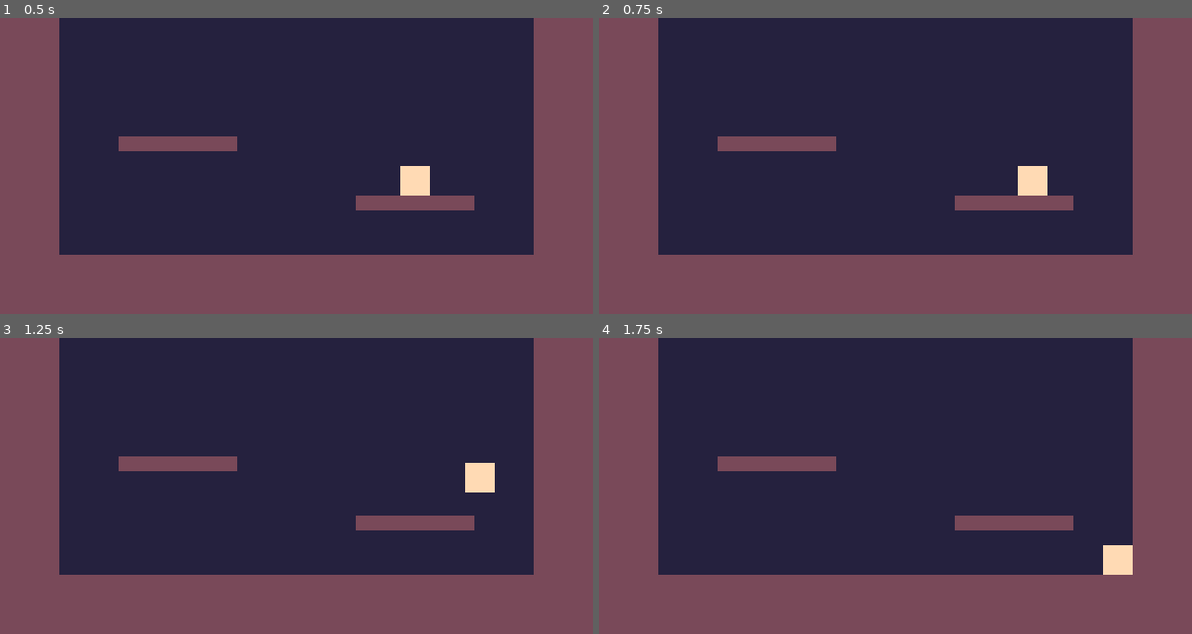
Above: before the commit, frames 1-4 (two rows, left to right).
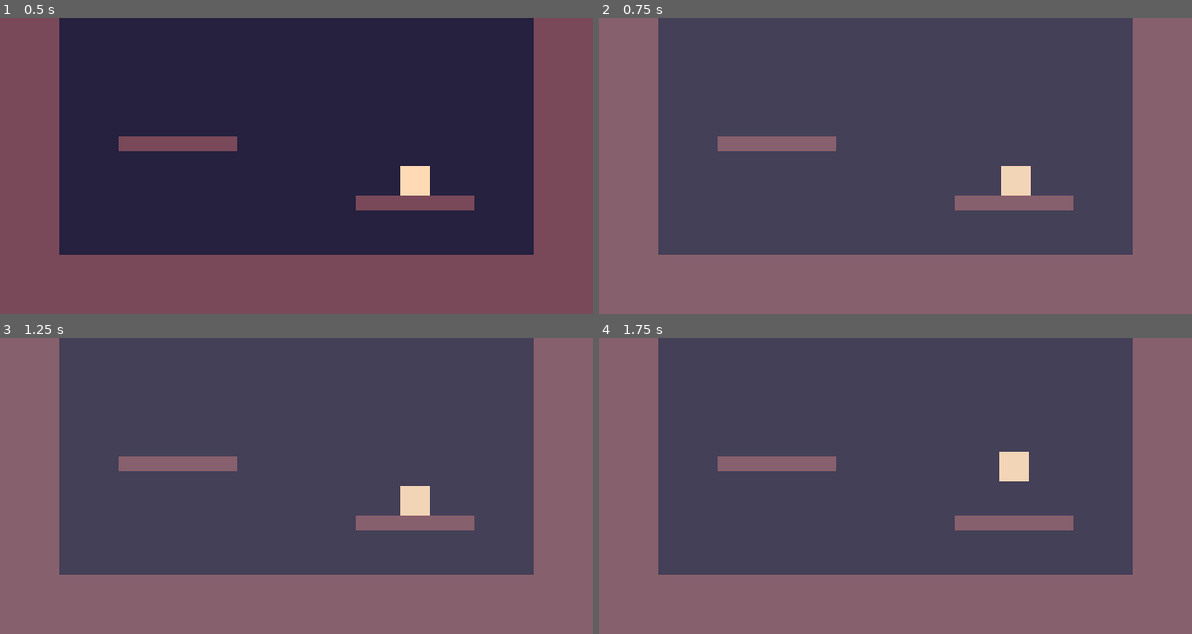
Above: after the commit, the same moments.

Repository: zaftnotameni/mechanically-challenged-august-2024-time-manipulation
Game: Godot game, scene res://game/main/scenes/main.tscn
Same seed, same stepped clock (60 frames per second), same inputs: the game is played once before the commit and once after it.
Inputs:
- Up to frame 1 (0.5 s): no input
- Up to frame 2 (0.75 s): hold Right (player-right) from 0.53 s (still down); tap Q (rewind) at 0.6 s
- Up to frame 3 (1.25 s): keep holding Right (player-right); tap Space (player-jump) at 0.77 s
- Up to frame 4 (1.75 s): keep holding Right (player-right); tap Q (rewind) at 1.35 s; tap Space (player-jump) at 1.52 s

Frame 1 is identical in both runs. In frame 2, 62% of the frame differs, in the area x 10-90%, y 0-80%; in frame 3, 62%; in frame 4, 62%.

Commit message:
centralized rewinder

Diff:
--- a/game/main/scenes/main.tscn
+++ b/game/main/scenes/main.tscn
@@ -5,6 +5,16 @@
 
 [node name="Main" type="Node2D"]
 position = Vector2(1, 0)
+
+[node name="Background" type="CanvasLayer" parent="."]
+
+[node name="ColorRect" type="ColorRect" parent="Background"]
+anchors_preset = 15
+anchor_right = 1.0
+anchor_bottom = 1.0
+grow_horizontal = 2
+grow_vertical = 2
+color = Color(0.145098, 0.129412, 0.243137, 1)
 
 [node name="Terrain" type="CanvasLayer" parent="."]
 
--- a/game/player/scenes/character.tscn
+++ b/game/player/scenes/character.tscn
@@ -1,7 +1,8 @@
-[gd_scene load_steps=3 format=3 uid="uid://d3114453yx7al"]
+[gd_scene load_steps=4 format=3 uid="uid://d3114453yx7al"]
 
 [ext_resource type="Script" path="res://game/util/scripts/collision-polygon-with-polygon.gd" id="1_0fwht"]
 [ext_resource type="Script" path="res://game/player/scripts/simple-platformer-controller.gd" id="2_nrtr7"]
+[ext_resource type="Script" path="res://mechanically-challenged/scripts/rewinder.gd" id="3_6ml6d"]
 
 [node name="Character" type="CharacterBody2D"]
 
@@ -16,3 +17,6 @@
 
 [node name="SimplePlatformerController" type="Node2D" parent="."]
 script = ExtResource("2_nrtr7")
+
+[node name="MechanicallyChallengedRewinder" type="Node2D" parent="."]
+script = ExtResource("3_6ml6d")
--- /dev/null
+++ b/mechanically-challenged/scripts/rewinder-animation-player.gd
@@ -0,0 +1,86 @@
+class_name MechanicallyChallengedRewinderAnimationPlayer extends AnimationPlayer
+
+const INPUT_REWIND := &'rewind'
+const LIBRARY_NAME := 'rewinder'
+const ANIMATION_NAME := 'rewind'
+const ANIMATION_PLAYER_NAME := 'RewinderAnimationPlayer'
+const ANIMATION_PLAYER_GROUP := &'rewinder-animation-player'
+
+var overlay_layer : CanvasLayer
+var overlay_rect : ColorRect
+
+static func singleton() -> MechanicallyChallengedRewinderAnimationPlayer:
+  var tree := Engine.get_main_loop() as SceneTree
+  if tree:
+    var existing = tree.get_first_node_in_group(ANIMATION_PLAYER_GROUP) as AnimationPlayer
+    if existing: return existing
+    var created := MechanicallyChallengedRewinderAnimationPlayer.new()
+    tree.current_scene.add_child.call_deferred(created)
+  return null
+
+func _ready() -> void:
+  add_to_group(ANIMATION_PLAYER_GROUP)
+  process_mode = ProcessMode.PROCESS_MODE_ALWAYS
+  name = ANIMATION_PLAYER_NAME
+  root_node = ^'..'
+  process_mode = ProcessMode.PROCESS_MODE_ALWAYS
+  name = ANIMATION_PLAYER_NAME
+  add_animation_library(LIBRARY_NAME, AnimationLibrary.new())
+  create_overlay()
+  animation_finished.connect(on_animation_finished)
+  animation_started.connect(on_animation_started)
+
+func create_overlay():
+  overlay_layer = CanvasLayer.new()
+  overlay_rect = ColorRect.new()
+  overlay_rect.color = Color.GRAY
+  overlay_rect.color.a = 0.0
+  overlay_rect.set_anchors_and_offsets_preset(Control.LayoutPreset.PRESET_FULL_RECT, Control.LayoutPresetMode.PRESET_MODE_KEEP_SIZE)
+  overlay_layer.add_child(overlay_rect)
+  get_tree().current_scene.add_child.call_deferred(overlay_layer)
+
+func _unhandled_input(event: InputEvent) -> void:
+  if event.is_action_pressed(INPUT_REWIND):
+    start_rewind()
+
+func pause_and_grayout():
+  get_tree().paused = true
+  overlay_rect.color.a = 0.2
+
+func unpause_and_clear():
+  overlay_rect.color.a = 0.0
+  get_tree().paused = false
+
+func on_animation_started(_animation_name:StringName):
+  print_verbose('started rewinding')
+
+func on_animation_finished(_animation_name:StringName):
+  print_verbose('finished rewinding')
+  clear_animation()
+  reset_rewinders()
+  unpause_and_clear()
+
+func start_rewind():
+  pause_and_grayout()
+  add_animation_to_library(create_animation())
+  play_backwards('%s/%s' % [LIBRARY_NAME, ANIMATION_NAME])
+
+func create_animation() -> Animation:
+  var animation = Animation.new()
+  animation.length = 0.01
+  for rewinder in MechanicallyChallengedRewinder.all():
+    if rewinder.max_time_in_seconds > animation.length: animation.length = rewinder.max_time_in_seconds
+    rewinder.prepare_rewind(animation)
+  return animation
+
+func reset_rewinders():
+  for rewinder in MechanicallyChallengedRewinder.all(): rewinder.reset()
+
+func clear_animation():
+  var library := get_animation_library(LIBRARY_NAME)
+  if library.has_animation(ANIMATION_NAME): library.remove_animation(ANIMATION_NAME)
+
+func add_animation_to_library(animation:Animation):
+  var library := get_animation_library(LIBRARY_NAME)
+  if library.has_animation(ANIMATION_NAME): library.remove_animation(ANIMATION_NAME)
+  library.add_animation(ANIMATION_NAME, animation)
--- /dev/null
+++ b/mechanically-challenged/scripts/rewinder.gd
@@ -0,0 +1,89 @@
+class_name MechanicallyChallengedRewinder extends Node2D
+
+enum RewinderMode { RECORD, REWIND }
+
+@export var max_time_in_seconds : float = 2.0
+@export var resoltion_fps : int = 30
+
+const REWINDER_GROUP := &'rewinder'
+
+@onready var target : Node2D = owner
+
+var mode : RewinderMode
+var scales : Array
+var positions : Array
+var skews : Array
+var rotations : Array
+var pointer : int
+
+func setup_rewind_track_for(animation:Animation, selector:String=':position', values:Array=positions):
+  var target_path := path_to_target(selector)
+  print_verbose('setting up rewind track for %s' % target_path)
+  var track_index := animation.add_track(Animation.TrackType.TYPE_VALUE)
+  animation.track_set_path(track_index, target_path)
+  var delta_t := 1.0 / resoltion_fps
+  var initial_index := pointer - 0
+  if initial_index < 0: initial_index = values.size() - 1
+  for i in values.size() - 0:
+    var idx := (initial_index + i) % values.size()
+    var val = values[idx]
+    if val == null: continue
+    var t = i * delta_t
+    animation.track_insert_key(track_index, t, val)
+
+func prepare_rewind(animation:Animation):
+  mode = RewinderMode.REWIND
+  set_physics_process(mode == RewinderMode.RECORD)
+  setup_rewind_track_for(animation, ':position', positions)
+  setup_rewind_track_for(animation, ':skew', skews)
+  setup_rewind_track_for(animation, ':rotation', rotations)
+  setup_rewind_track_for(animation, ':scale', scales)
+
+func reset(new_mode:RewinderMode=RewinderMode.RECORD):
+  var number_of_frames := roundi(max_time_in_seconds * resoltion_fps)
+  pointer = 0
+  positions = []
+  scales = []
+  skews = []
+  rotations = []
+  positions.resize(number_of_frames)
+  scales.resize(number_of_frames)
+  skews.resize(number_of_frames)
+  rotations.resize(number_of_frames)
+  mode = new_mode
+  set_physics_process(mode == RewinderMode.RECORD)
+
+func _physics_process(_delta: float) -> void:
+  if mode == RewinderMode.RECORD:
+    record_position()
+    record_skew()
+    record_rotation()
+    record_scale()
+    pointer = (pointer + 1) % positions.size()
+
+func _ready() -> void:
+  add_to_group(REWINDER_GROUP)
+  target.process_mode = ProcessMode.PROCESS_MODE_PAUSABLE
+  reset()
+  MechanicallyChallengedRewinderAnimationPlayer.singleton()
+
+func path_to_target(selector:String='') -> String:
+  return str(get_tree().current_scene.get_path_to(target)) + selector
+
+func record_rotation():
+  rotations[pointer % positions.size()] = target.rotation
+
+func record_skew():
+  skews[pointer % positions.size()] = target.skew
+
+func record_position():
+  positions[pointer % positions.size()] = target.position
+
+func record_scale():
+  scales[pointer % scales.size()] = target.scale
+
+static func all() -> Array[MechanicallyChallengedRewinder]:
+  var tree := Engine.get_main_loop() as SceneTree
+  var res : Array[MechanicallyChallengedRewinder] = []
+  if tree: for r in tree.get_nodes_in_group(REWINDER_GROUP): res.push_back(r)
+  return res
--- a/project.godot
+++ b/project.godot
@@ -59,6 +59,8 @@
 "deadzone": 0.5,
 "events": [Object(InputEventKey,"resource_local_to_scene":false,"resource_name":"","device":-1,"window_id":0,"alt_press …(192 unchanged characters)…
 , Object(InputEventKey,"resource_local_to_scene":false,"resource_name":"","device":-1,"window_id":0,"alt_pressed":false …(183 unchanged characters)…
+, Object(InputEventKey,"resource_local_to_scene":false,"resource_name":"","device":-1,"window_id":0,"alt_pressed":false,"shift_pressed":false,"ctrl_pressed":false,"meta_pressed":false,"pressed":false,"keycode":0,"physical_keycode":69,"key_label":0,"unicode":101,"location":0,"echo":false,"script":null)
+, Object(InputEventKey,"resource_local_to_scene":false,"resource_name":"","device":-1,"window_id":0,"alt_pressed":false,"shift_pressed":false,"ctrl_pressed":false,"meta_pressed":false,"pressed":false,"keycode":0,"physical_keycode":82,"key_label":0,"unicode":114,"location":0,"echo":false,"script":null)
 ]
 }
 
